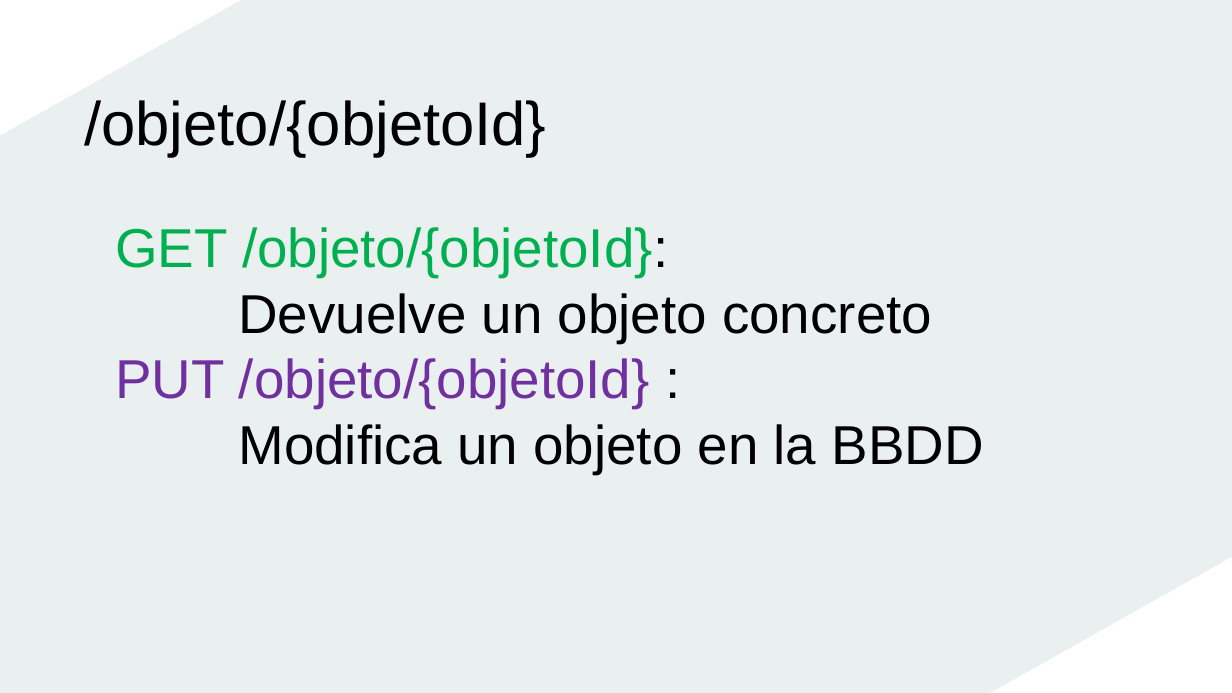
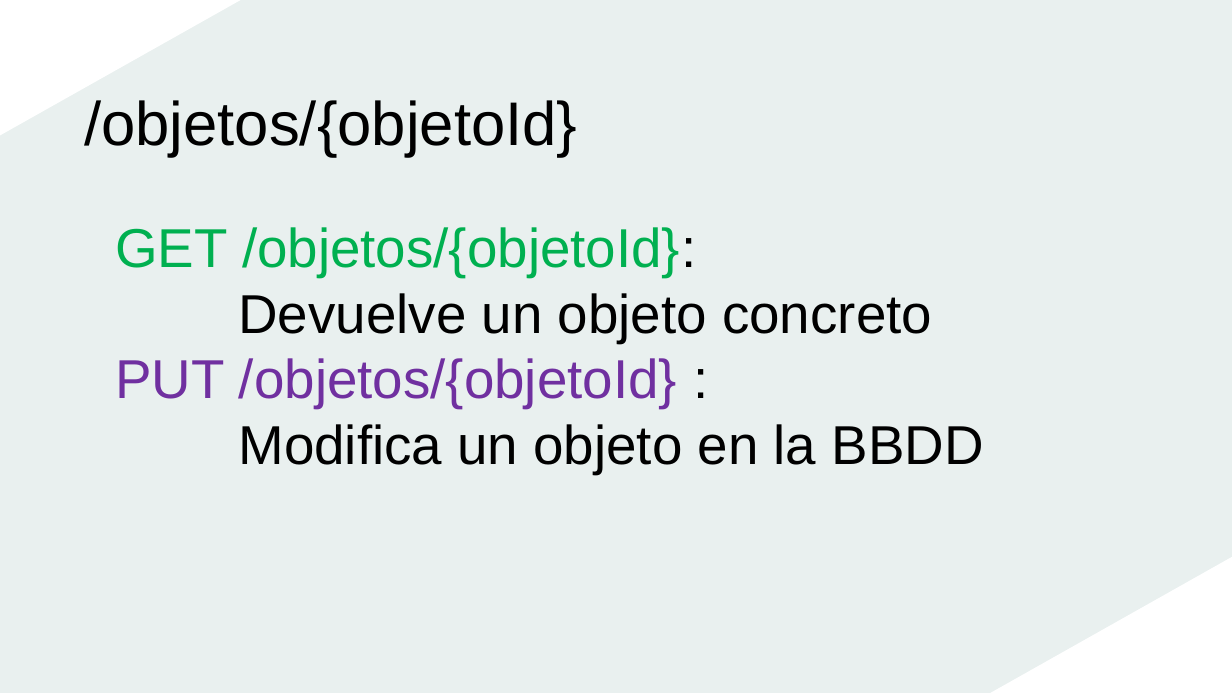
Before and after one commit to AndresIturria/sw2, a slide deck: slide 18 of doc/PRESENTACIÓN F1-REST.pptx. Drawn at 1232x693 pixels with LibreOffice and Linux fonts; fonts in the diff are those of the drawing; background and template pictures are left out. Boxes give left, top, right and bottom in pixels: in the first picture for what was removed or moved away, otherwise in the second. Text is boxed around its words. In the diff, an @@ line names an element or a change of style, - is before the commit and + after.

Commit message:
Fix errata ppt

```diff
--- a/doc/PRESENTACIÓN F1-REST.pptx
+++ b/doc/PRESENTACIÓN F1-REST.pptx
@@ text at <box>84,100,577,156</box>: text changed @@
-/objeto/{objetoId}
+/objetos/{objetoId}
@@ text at <box>115,227,696,277</box>: text changed @@
-GET /objeto/{objetoId}:
+GET /objetos/{objetoId}:
@@ text at <box>115,358,677,408</box>: text changed @@
-PUT /objeto/{objetoId} :
+PUT /objetos/{objetoId} :
```
